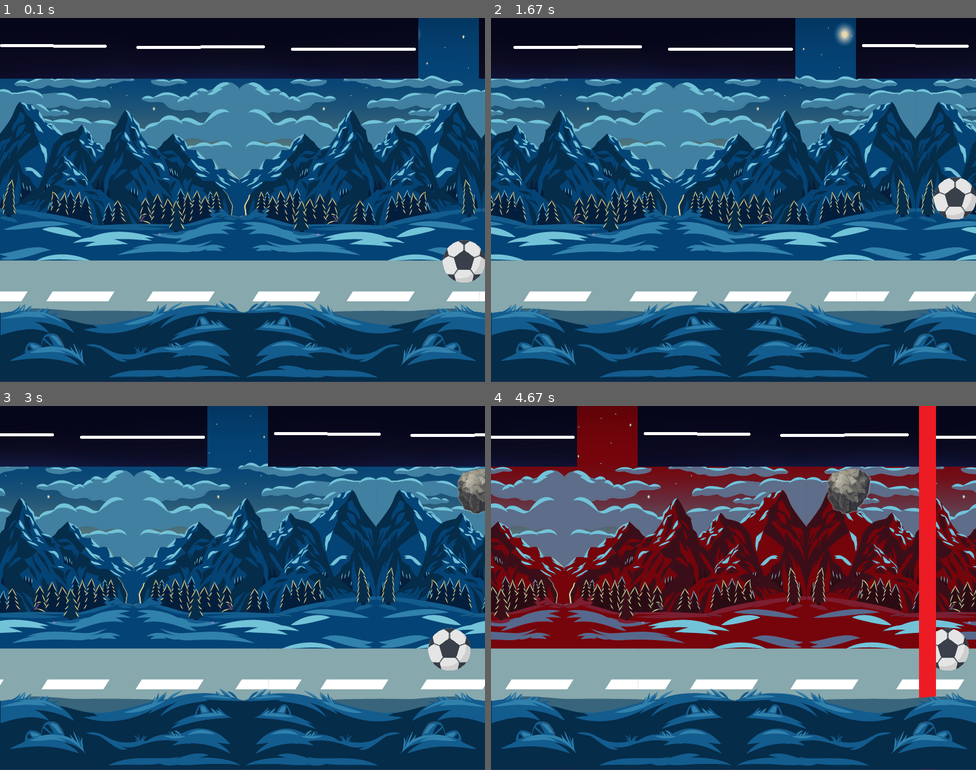
Above: before the commit, frames 1-4 (two rows, left to right).
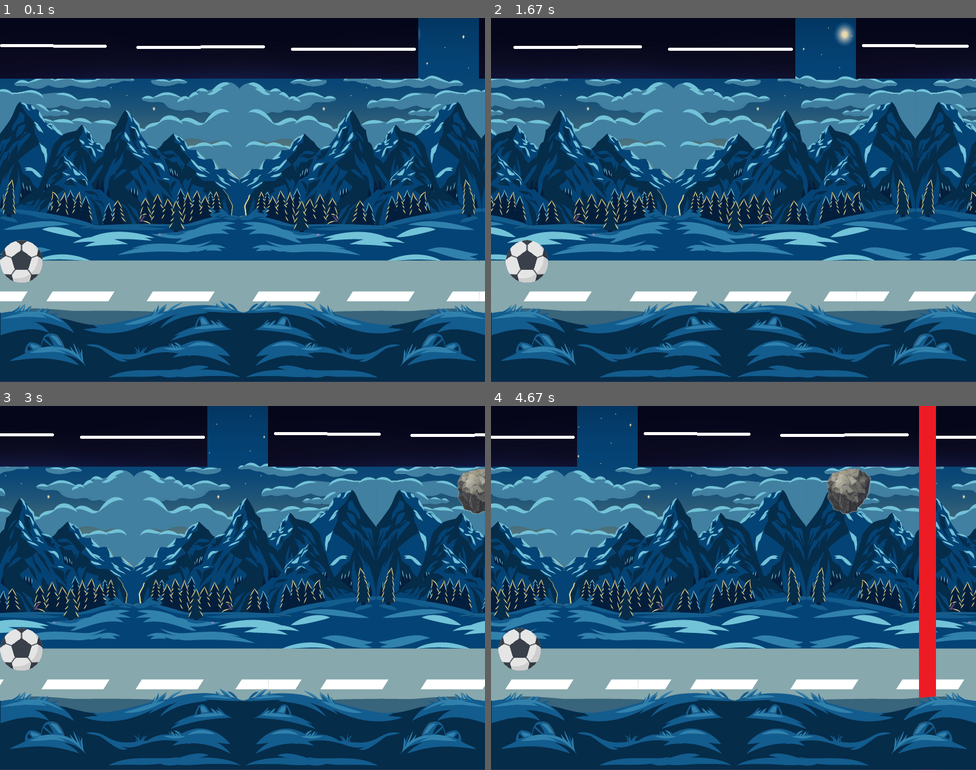
Above: after the commit, the same moments.

Repository: JulianH99/pygame2017
Game: pygame game, started from Mundo/pruebas.py
Two runs of this game, one before a commit and one after it. Both use one fixed random seed, a clock stepped at 60 frames per second and the inputs below.
Inputs:
- Up to frame 1 (0.1 s): no input
- Up to frame 2 (1.67 s): hold Right 0.33-0.8 s; hold Up 0.83-1.13 s; hold Right 1.17-1.63 s
- Up to frame 3 (3 s): hold Left 1.67-2.2 s; hold Left 2.23-2.63 s; hold Up from 2.67 s (still down)
- Up to frame 4 (4.67 s): release Up at 3.03 s; hold Right 3.07-3.7 s; hold Left 3.73-4.2 s; hold Right from 4.23 s (still down)

The runs differ from the first frame. In frame 1, 1.6% of the frame differs, in the area x 0-100%, y 61-73%; in frame 2, 1.6%; in frame 3, 1.6%; in frame 4, 46%, in the area x 0-100%, y 0-73%.

Commit message:
Implementación cambio dirección movimiento y gravedad
- Se le implementó correctamente el cambio de dirección de la bolita tanto al inicio del juego como  en su ejecución.
- Se probó inversión de movimiento para escenario y para bolita funcionando correctamente.
- Cambio de gravedad se implementó funcioando como debe ser.

Diff:
--- a/Mundo/Bolita/ClaseBolita.py
+++ b/Mundo/Bolita/ClaseBolita.py
@@ -7,7 +7,7 @@
 #Clase Bolita
 class Bolita():
     #Metodo Constructor
-    def __init__(self, vidaInicial, posX, posY, ancho, alto, tamanoPlat, techo):
+    def __init__(self, vidaInicial, posX, posY, ancho, alto, tamanoPlatPiso, techo):
         self.vida = vidaInicial
         self.puntaje = 0
         self.imagen = pygame.transform.scale(pygame.image.load('Imagenes/bolita1.png'), (70, 70))
@@ -20,16 +20,43 @@
         self.ancho = ancho
         self.alto = alto
         self.techo = techo
-        self.tamanoPlat = tamanoPlat
+        self.tamanoPlatPiso = tamanoPlatPiso
         self.velocidadVertical = [0, 0]
         self.saltoDoble = False
         self.invertirDireccion = False
         self.saltos =0
         self.cont=0
         self.cont2=0
-
+        self.cont3=0
+        self.cont4=0
+        self.cont5=0
     #Metodo para el salto de la bolita, incluyendo el doble y el desplazamiento
     def salto(self,velocidad,tecla):
+
+        if self.gravedad:
+
+            self.aceleGrave = 0.3
+            if self.cont4<1:
+                self.rectangulo.centery = self.alto - (self.imagenrect.height / 2) - self.tamanoPlatPiso + 10 - .5
+                print("entra a piso")
+                self.cont4+=1
+            signo = 1
+            self.cont3=0
+            self.cont5=0
+            #self.velocidadVertical[1]=0
+
+        else:
+
+            self.aceleGrave = -0.3
+            signo = -1
+            if self.cont3<1:
+                self.rectangulo.top = self.techo
+                print("-------------------------------------------------------")
+
+                self.cont3+=1
+            self.cont4=0
+
+
 
 
         # Algoritmo salto doble
@@ -38,9 +65,15 @@
             if self.saltos<1:
                 if tecla == K_UP:
                     self.velocidadVertical[0] = 0
-                    self.velocidadVertical[1] = -10
+                    self.velocidadVertical[1] = (-10) *signo
                     self.saltos = self.saltos + 1
-            if self.rectangulo.centery == self.alto - (self.imagenrect.height / 2) - self.tamanoPlat + 10 - .5:
+
+            if (self.rectangulo.centery == self.alto - (self.imagenrect.height / 2) - self.tamanoPlatPiso + 10 - .5) and self.gravedad:
+
+                self.saltos = 0
+
+            elif (self.rectangulo.centery==self.techo) and (self.gravedad==False):
+
                 self.saltos = 0
 
             if tecla == K_LEFT:
@@ -51,26 +84,43 @@
         # Algoritmo salto simple
         else:
 
-            if self.rectangulo.centery == self.alto - (self.imagenrect.height / 2) - self.tamanoPlat + 10 - .5:
+
+            if self.rectangulo.centery == self.alto - (self.imagenrect.height / 2) - self.tamanoPlatPiso + 10 - .5 and self.gravedad:
                 if tecla == K_UP:
                     self.velocidadVertical[0] = 0
-                    self.velocidadVertical[1] = -10
+                    self.velocidadVertical[1] = (-10)*signo
                 elif tecla == K_LEFT:
                     self.rectangulo.centerx -= velocidad
                 elif tecla == K_RIGHT:
                     self.rectangulo.centerx += velocidad
 
-            else:
-                if tecla == K_LEFT:
+            if self.rectangulo.centery == self.techo and self.gravedad==False:
+                if tecla == K_UP:
+                    self.velocidadVertical[0] = 0
+                    self.velocidadVertical[1] = (-10)*signo
+                elif tecla == K_LEFT:
                     self.rectangulo.centerx -= velocidad
                 elif tecla == K_RIGHT:
                     self.rectangulo.centerx += velocidad
+
+            if tecla == K_LEFT:
+                self.rectangulo.centerx -= velocidad
+            elif tecla == K_RIGHT:
+                self.rectangulo.centerx += velocidad
+
+
+
+        if self.gravedad==False and self.cont5<1:
+            self.velocidadVertical[1] = 0
+            self.cont5+=1
 
 
 
 
         self.velocidadVertical[0] = self.aceleGrave + self.velocidadVertical[1]
-        self.rectangulo.centery += self.velocidadVertical[0]
+
+        self.rectangulo.centery += (self.velocidadVertical[0])
+        #print(self.rectangulo.centery,"---",self.velocidadVertical[1])
         self.velocidadVertical[1] = self.velocidadVertical[0]
 
 
@@ -136,8 +186,8 @@
         if self.rectangulo.centery < self.techo:
             self.rectangulo.centery = self.techo
             self.velocidadVertical = [0, 0]
-        if self.rectangulo.centery > (self.alto - (self.imagenrect.height/2)-self.tamanoPlat+10):
-            self.rectangulo.centery = self.alto - (self.imagenrect.height/2)-self.tamanoPlat+10
+        if self.rectangulo.centery > (self.alto - (self.imagenrect.height/2)-self.tamanoPlatPiso+10):
+            self.rectangulo.centery = self.alto - (self.imagenrect.height/2)-self.tamanoPlatPiso+10
 
         if self.rectangulo.right > self.ancho:
             self.rectangulo.right = self.ancho
--- a/Mundo/Escenario.py
+++ b/Mundo/Escenario.py
@@ -77,7 +77,7 @@
         # velocidad varia cada 30 segundos
         if tiempo != self.__aux1 and tiempo % 300 == 0:
             self.__aux1 = tiempo
-            self.velocidad += (1*self.dirVel)
+            self.velocidad += (self.dirVel*self.dirVel)
             self.cambiarFondo(self.FONDOS['AUMENTO_VELOCIDAD'])
 
 
@@ -110,7 +110,7 @@
 
             if self.__verificiacionObstaculos(listObstaculos[o]):
                 self.obstaculos.append(listObstaculos[o])
-                print("Entra 1")
+
 
 
                 """self.obstaculos[len(self.obstaculos) - 1].rect.left -= 20
@@ -156,7 +156,7 @@
     def __verificiacionObstaculos(self, obstaculo):
 
         if int(len(self.obstaculos))==0:
-            print(len(self.obstaculos))
+            #print(len(self.obstaculos))
             return True
         else:
 
@@ -164,7 +164,7 @@
 
 
             if ultimoObstaculo.rect.top==self.obstaculos[len(self.obstaculos)-1].rect.top and (ultimoObstaculo.rect.left<=obstaculo.rect.left<=ultimoObstaculo.rect.right or ultimoObstaculo.rect.left<=obstaculo.rect.right<=ultimoObstaculo.rect.right):
-                print("entra 2")
+                #print("entra 2")
                 return False
             else:
                 return True
--- a/Mundo/pruebas.py
+++ b/Mundo/pruebas.py
@@ -51,16 +51,36 @@
         reloj.tick(60)  # frames
         tiempo = int(time.get_ticks()/100)
         if tiempo == 50:
+            bolita.gravedad = False
             escenario.setOrientacion(escenario.ORIENT_IZQ_DER)
+            print("Gravedad inver y sentido escenario izq der y bolita iz y der")
         if tiempo == 100:
+            bolita.gravedad = True
             escenario.setOrientacion(escenario.ORIENT_DER_IZQ)
+            bolita.invertirDireccion = True
+            print("Gravedad nor y sentido escenario der izq y bolita der iz")
+        if tiempo == 150:
+            bolita.gravedad = False
+            escenario.setOrientacion(escenario.ORIENT_IZQ_DER)
+            bolita.invertirDireccion = False
+            print("Gravedad inver y sentido escenario izq der y bolita iz der")
+        if tiempo == 200:
+            bolita.gravedad = True
+            escenario.setOrientacion(escenario.ORIENT_DER_IZQ)
+            print("Gravedad nor y sentido escenario der izq y bolita iz der")
+        if tiempo == 250:
+            bolita.gravedad = False
+            escenario.setOrientacion(escenario.ORIENT_IZQ_DER)
+            bolita.invertirDireccion = False
+            print("Gravedad inver y sentido escenario izq der y bolita iz der")
+
 
 
         escenario.moverFondo()
         escenario.dibujarFondo(ventana)
 
 
-        print(escenario.colisionBolita(bolita.rectangulo))
+        #print(escenario.colisionBolita(bolita.rectangulo))
         for evento in event.get():
             if evento.type==KEYDOWN:
                 if evento.key==K_LEFT or evento.key==K_RIGHT or evento.key==K_UP:
@@ -78,13 +98,14 @@
         # bolita
         bolita.salto(escenario.velocidad + 10, None)
         bolita.dibujarBolita(ventana)
-        bolita.invertirDireccion = True
-        bolita.saltoDoble = True
+
+        bolita.saltoDoble = False
+
 
 
         # powerup
         sprite_group.update()
-        print(colisionBolita(powerup,bolita))
+        #print(colisionBolita(powerup,bolita))
         sprite_group.draw(ventana)
 
         # escneario y obstcaulos
